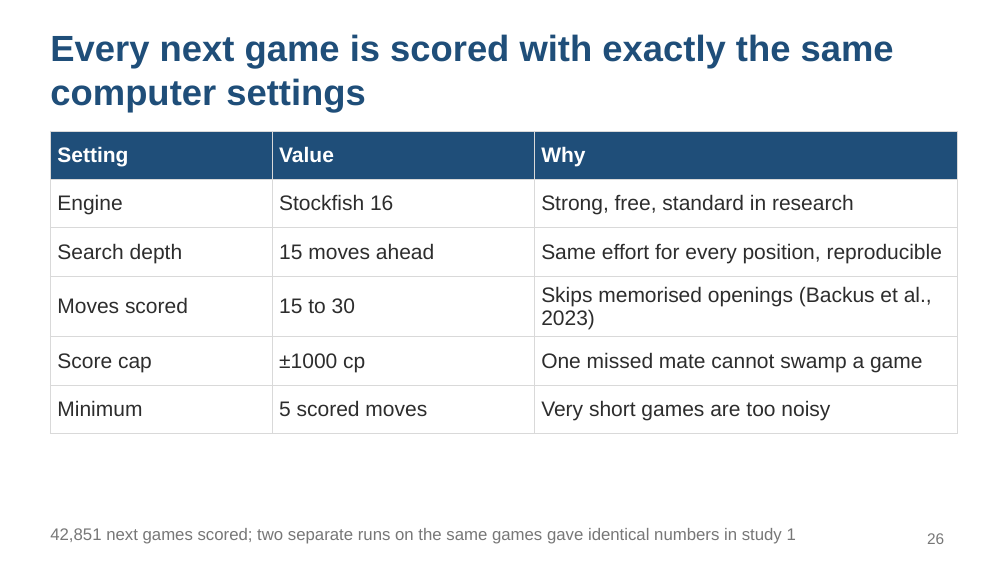
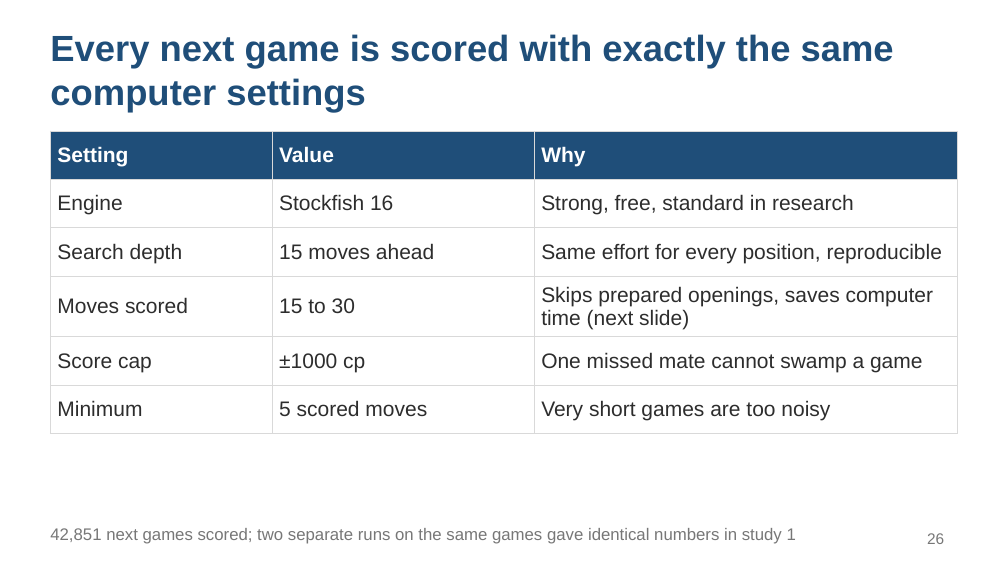
Before and after one commit to KaranaGulati/ContinuedLearningResearch, a slide deck: slide 26 of slides/study2-final.pptx. Drawn at 1008x567 pixels with LibreOffice and Linux fonts; fonts in the diff are those of the drawing. Boxes give left, top, right and bottom in pixels: in the first picture for what was removed or moved away, otherwise in the second. Text is boxed around its words. In the diff, an @@ line names an element or a change of style, - is before the commit and + after.

```diff
--- a/slides/study2-final.pptx
+++ b/slides/study2-final.pptx
@@ table at [50,131,958,425] @@
-row 4, column 3: Skips memorised openings (Backus et al., 2023)
+row 4, column 3: Skips prepared openings, saves computer time (next slide)
```
Also in this commit, not shown: 1 slide added, 1 other file.
